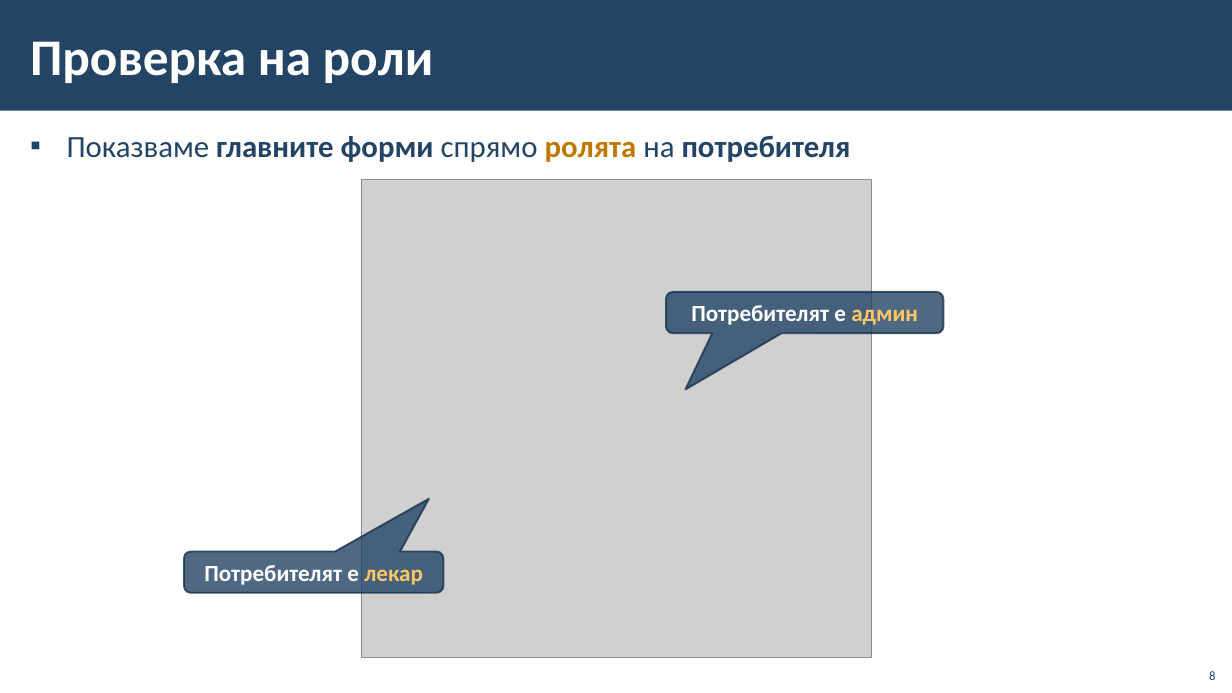
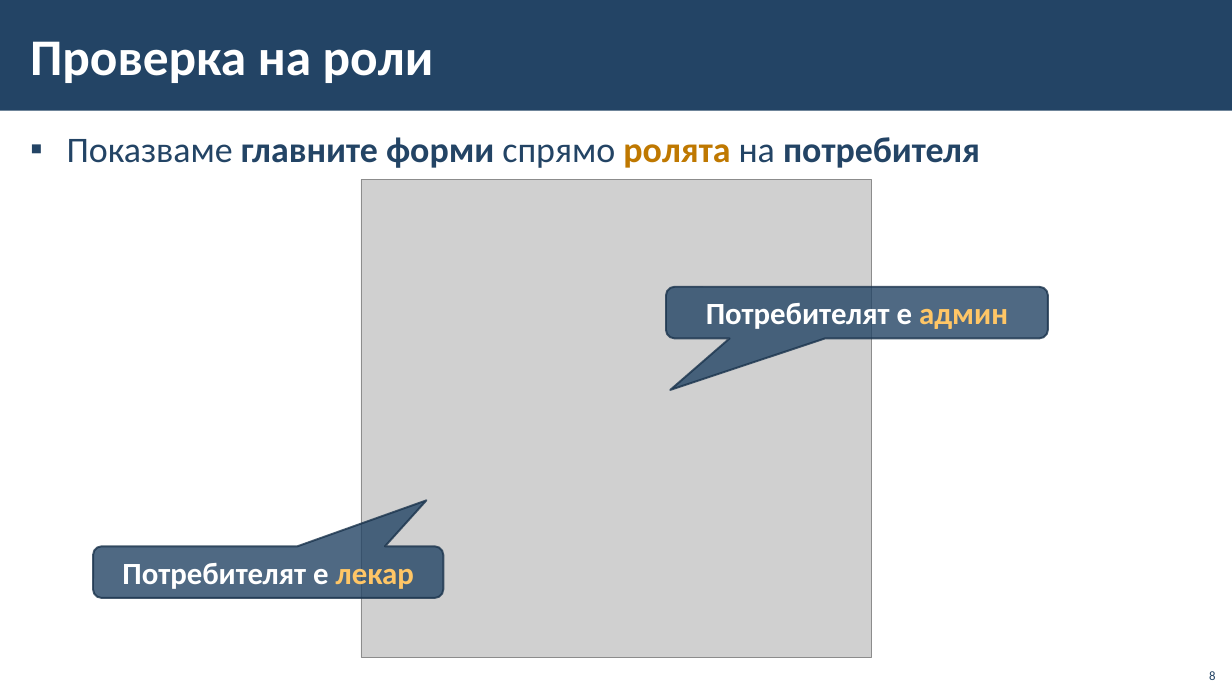
Before and after one commit to BG-IT-Edu/School-Programming, a slide deck: slide 8 of Courses/Software-Sciences/Module-4-Information-Systems-New/12-Implementation-of-Information-System/12-Implementation-of-Information-System-First-Part.pptx. Drawn at 1232x693 pixels with LibreOffice and Linux fonts; fonts in the diff are those of the drawing; grey boxes stand for pictures; background and template pictures are left out. Boxes give left, top, right and bottom in pixels: in the first picture for what was removed or moved away, otherwise in the second. Text is boxed around its words. In the diff, an @@ line names an element or a change of style, - is before the commit and + after.

```diff
--- a/Courses/Software-Sciences/Module-4-Information-Systems-New/12-Implementation-of-Information-System/12-Implementation-of-Information-System-First-Part.pptx
+++ b/Courses/Software-Sciences/Module-4-Information-Systems-New/12-Implementation-of-Information-System/12-Implementation-of-Information-System-First-Part.pptx
@@ text "Показваме главните форми спрямо ролята ..." at box(67, 137, 980, 168): size 24 to 28 pt @@
@@ rounded speech box "Потребителят е админ" at box(666, 287, 1048, 338): size 18 to 24 pt; proportions changed @@
@@ rounded speech box "Потребителят е админ": place and size @@
-rounded speech box "Потребителят е админ" at box(666, 292, 944, 334)
+rounded speech box "Потребителят е админ" at box(666, 287, 1048, 338)
@@ rounded speech box "Потребителят е лекар": place and size @@
-rounded speech box "Потребителят е лекар" at box(184, 552, 444, 593)
+rounded speech box "Потребителят е лекар" at box(93, 546, 444, 598)
@@ rounded speech box "Потребителят е лекар" at box(93, 546, 444, 598): size 18 to 24 pt; proportions changed @@
```
Also in this commit, not shown: 12 other slides changed, 1 slide added.
